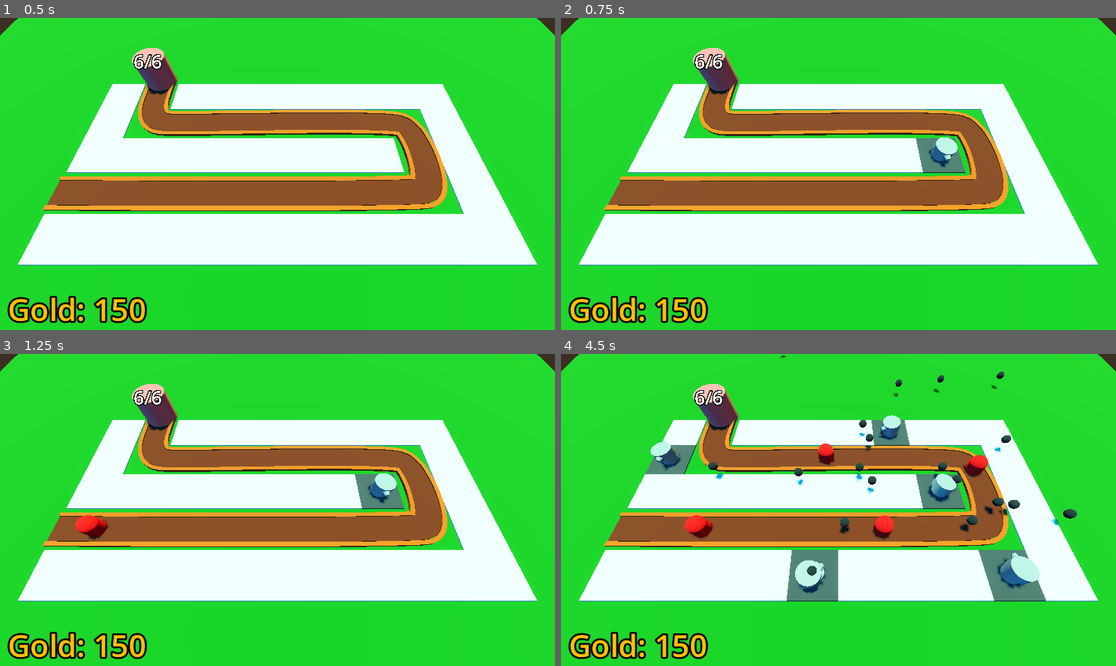
Above: before the commit, frames 1-4 (two rows, left to right).
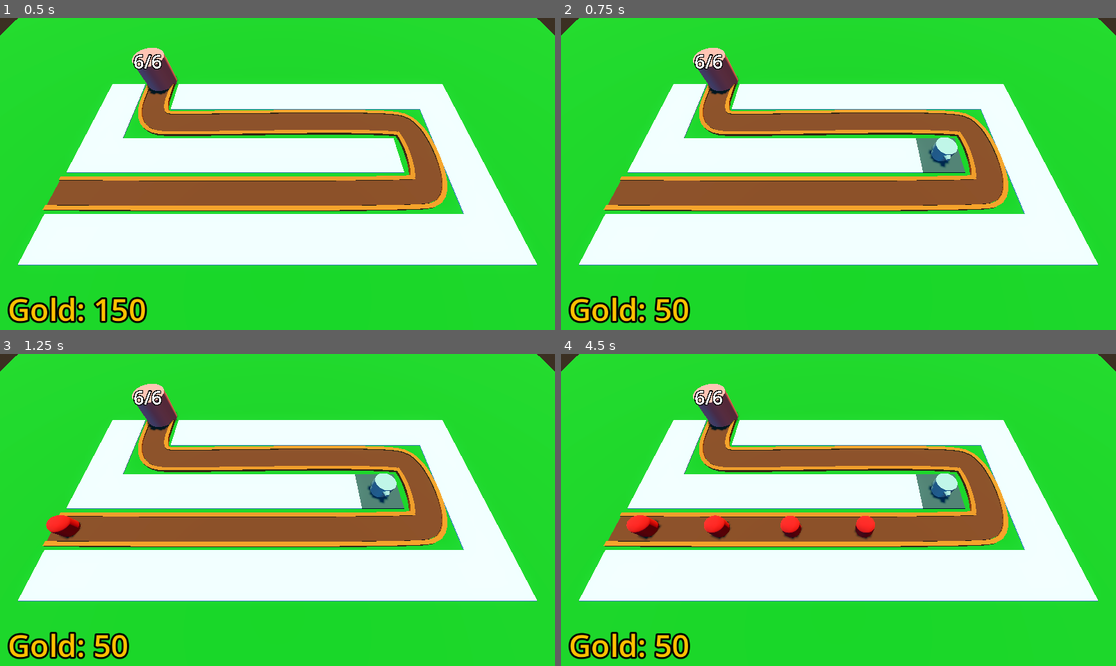
Above: after the commit, the same moments.

Repository: SirBarbecuedWaffle/barbarianBlaster
Game: Godot game, scene res://world/node_3d.tscn
The game is run twice, just before and just after one commit, with the same random seed, the same clock (stepped at 60 frames per second) and the same inputs.
Inputs (mouse positions are in pixels of both pictures, inside the frame that each line leads up to):
- Up to frame 1 (0.5 s): no input
- Up to frame 2 (0.75 s): tap Enter at 0.5 s; move the mouse to (960, 158) at 0.52 s; click (960, 158) at 0.6 s
- Up to frame 3 (1.25 s): no input
- Up to frame 4 (4.5 s): move the mouse to (727, 525) at 1.27 s; click (727, 525) at 1.35 s; move the mouse to (894, 441) at 2.02 s; click (894, 441) at 2.1 s; move the mouse to (810, 572) at 2.77 s; click (810, 572) at 2.85 s; move the mouse to (1005, 556) at 3.52 s; click (1005, 556) at 3.6 s; move the mouse to (672, 463) at 4.27 s; click (672, 463) at 4.35 s

Frame 1 is identical in both runs. In frame 2, 0.6% of the frame differs, in the area x 16-27%, y 89-98%; in frame 3, 1.2%; in frame 4, 7.7%, in the area x 11-93%, y 0-98%.

Commit message:
gold spending added

Diff:
--- a/barbarian-blaster/enemy/enemy.gd
+++ b/barbarian-blaster/enemy/enemy.gd
@@ -1,7 +1,10 @@
 extends PathFollow3D
 class_name Enemy
 ##speed in m/s for the enemy
-@export var speed:=20.0
+@onready var hurt_highlight: MeshInstance3D = $hurtHighlight
+@onready var bankRef=get_tree().get_first_node_in_group("bank")
+@export var speed:=8.0
+@export var defeatedGold:=25
 @onready var animation_player: AnimationPlayer = $AnimationPlayer
 var health:int = 50:
 	set(new_health):
@@ -10,16 +13,14 @@
 		health=new_health
 		if health<1:
 			queue_free()
+			bankRef.gold+=defeatedGold
 @export var max_health:=50
 @onready var base : Base = get_tree().get_first_node_in_group("base")
-# Called when the node enters the scene tree for the first time.
-func _ready() -> void:
-	pass
 
 
-# Called every frame. 'delta' is the elapsed time since the previous frame.
 func _process(delta: float) -> void:
-	progress+=speed*delta
+	if !hurt_highlight.visible:
+		progress+=speed*delta
 	if progress_ratio==1.0:
 		base.take_damage()
 		queue_free()
--- a/barbarian-blaster/enemy/enemy.tscn
+++ b/barbarian-blaster/enemy/enemy.tscn
@@ -18,6 +18,21 @@
 radius = 1.0063477
 height = 3.0220337
 
+[sub_resource type="Animation" id="Animation_ppra6"]
+length = 0.001
+tracks/0/type = "value"
+tracks/0/imported = false
+tracks/0/enabled = true
+tracks/0/path = NodePath("hurtHighlight:visible")
+tracks/0/interp = 1
+tracks/0/loop_wrap = true
+tracks/0/keys = {
+"times": PackedFloat32Array(0),
+"transitions": PackedFloat32Array(1),
+"update": 1,
+"values": [false]
+}
+
 [sub_resource type="Animation" id="Animation_2mvqj"]
 resource_name = "hurt"
 length = 0.1
@@ -33,21 +48,6 @@
 "transitions": PackedFloat32Array(1, 1),
 "update": 1,
 "values": [true, false]
-}
-
-[sub_resource type="Animation" id="Animation_ppra6"]
-length = 0.001
-tracks/0/type = "value"
-tracks/0/imported = false
-tracks/0/enabled = true
-tracks/0/path = NodePath("hurtHighlight:visible")
-tracks/0/interp = 1
-tracks/0/loop_wrap = true
-tracks/0/keys = {
-"times": PackedFloat32Array(0),
-"transitions": PackedFloat32Array(1),
-"update": 1,
-"values": [false]
 }
 
 [sub_resource type="AnimationLibrary" id="AnimationLibrary_ofsxj"]
--- a/barbarian-blaster/project.godot
+++ b/barbarian-blaster/project.godot
@@ -19,6 +19,7 @@
 
 base=""
 enemy_area=""
+bank=""
 
 [input]
 
--- a/barbarian-blaster/projectile/projectile.gd
+++ b/barbarian-blaster/projectile/projectile.gd
@@ -10,7 +10,6 @@
 
 
 func _on_area_entered(area: Area3D) -> void:
-	print(area)
 	if area.is_in_group("enemy_area"):
 		area.get_parent().health-=10
 		queue_free()
--- a/barbarian-blaster/rayPickercamera/ray_picker_camera.gd
+++ b/barbarian-blaster/rayPickercamera/ray_picker_camera.gd
@@ -2,13 +2,14 @@
 @onready var ray_cast_3d: RayCast3D = $RayCast3D
 @export var gridMap : GridMap
 @export var turretManager : TurretManager
+@onready var bankRef=get_tree().get_first_node_in_group("bank")
+@export_enum("Easy","Medium","Hard") var difficulty : String = "Medium"
+var tower_dict={"Easy":50,"Medium":100,"Hard":150}
+var tower_cost : int
 
-# Called when the node enters the scene tree for the first time.
 func _ready() -> void:
-	pass # Replace with function body.
+	tower_cost=tower_dict[difficulty]
 
-
-# Called every frame. 'delta' is the elapsed time since the previous frame.
 func _process(delta: float) -> void:
 	Input.set_default_cursor_shape(Input.CURSOR_FORBIDDEN)
 	var mousePos : Vector2=get_viewport().get_mouse_position()
@@ -16,11 +17,12 @@
 	ray_cast_3d.force_raycast_update()
 	if ray_cast_3d.is_colliding():
 		var collider=ray_cast_3d.get_collider()
-		if collider is GridMap:
+		if collider is GridMap && bankRef.gold>=tower_cost:
 			var colPoint=ray_cast_3d.get_collision_point()
 			var cell=gridMap.local_to_map(colPoint)
 			if gridMap.get_cell_item(cell)==0:
 				if Input.is_action_just_pressed("click"):
+					bankRef.gold-=tower_cost
 					gridMap.set_cell_item(cell,1)
 					turretManager.build_turret(gridMap.map_to_local(cell))
 				Input.set_default_cursor_shape(Input.CURSOR_POINTING_HAND)
--- a/barbarian-blaster/turret/turret.tscn
+++ b/barbarian-blaster/turret/turret.tscn
@@ -15,6 +15,21 @@
 bottom_radius = 0.2
 height = 0.25
 
+[sub_resource type="Animation" id="Animation_2876l"]
+length = 0.001
+tracks/0/type = "value"
+tracks/0/imported = false
+tracks/0/enabled = true
+tracks/0/path = NodePath("turretBase/turretTop:position:z")
+tracks/0/interp = 1
+tracks/0/loop_wrap = true
+tracks/0/keys = {
+"times": PackedFloat32Array(0),
+"transitions": PackedFloat32Array(1),
+"update": 1,
+"values": [0.0]
+}
+
 [sub_resource type="Animation" id="Animation_vfthy"]
 resource_name = "fire"
 length = 0.15
@@ -29,21 +44,6 @@
 "transitions": PackedFloat32Array(1, 1),
 "update": 0,
 "values": [-0.3, 0.0]
-}
-
-[sub_resource type="Animation" id="Animation_2876l"]
-length = 0.001
-tracks/0/type = "value"
-tracks/0/imported = false
-tracks/0/enabled = true
-tracks/0/path = NodePath("turretBase/turretTop:position:z")
-tracks/0/interp = 1
-tracks/0/loop_wrap = true
-tracks/0/keys = {
-"times": PackedFloat32Array(0),
-"transitions": PackedFloat32Array(1),
-"update": 1,
-"values": [0.0]
 }
 
 [sub_resource type="AnimationLibrary" id="AnimationLibrary_1p48p"]
@@ -68,7 +68,7 @@
 mesh = SubResource("CylinderMesh_2876l")
 
 [node name="Timer" type="Timer" parent="."]
-wait_time = 0.2
+wait_time = 0.3
 autostart = true
 
 [node name="AnimationPlayer" type="AnimationPlayer" parent="."]
--- a/barbarian-blaster/world/node_3d.tscn
+++ b/barbarian-blaster/world/node_3d.tscn
@@ -139,7 +139,7 @@
 turret = ExtResource("6_0xahe")
 pathe = NodePath("../enemyPath")
 
-[node name="bank" type="MarginContainer" parent="."]
+[node name="bank" type="MarginContainer" parent="." groups=["bank"]]
 anchors_preset = 15
 anchor_right = 1.0
 anchor_bottom = 1.0
